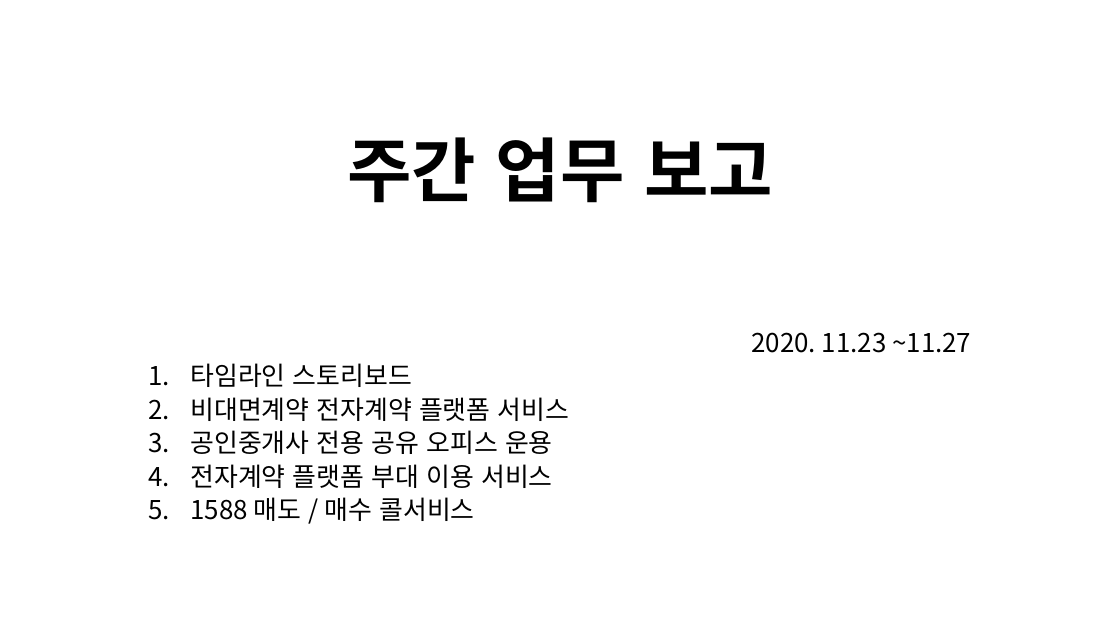
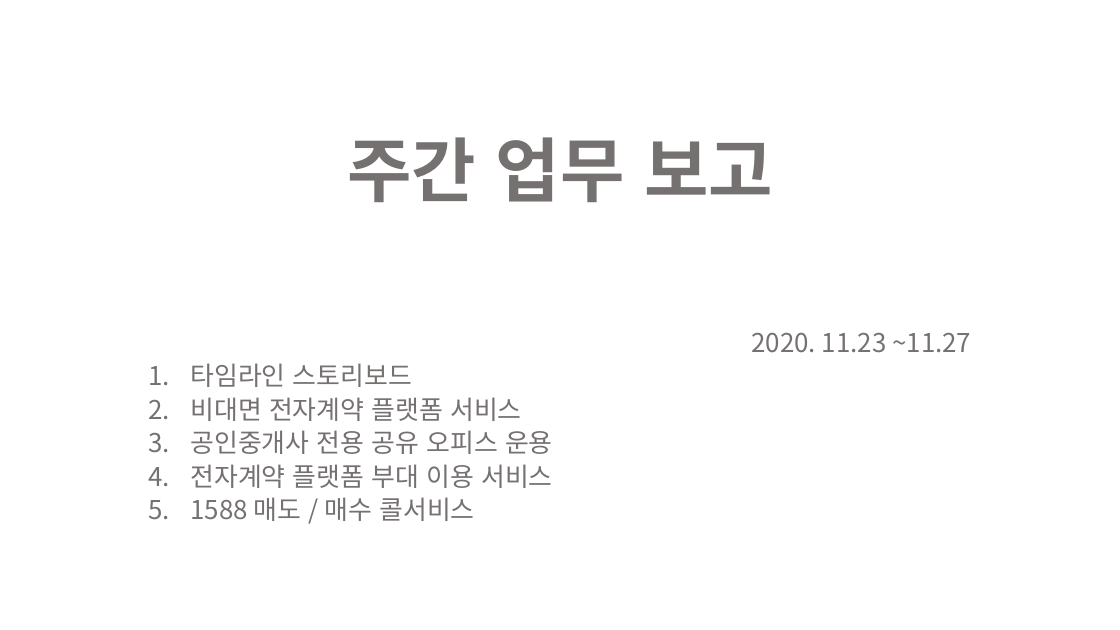
Before and after one commit to cl0cktree/fixability, a slide deck: slide 1 of 이현섭/20201127_오후_ppt/주간업무보고_2020_11_27_ver_1.pptx. Drawn at 1120x630 pixels with LibreOffice and Linux fonts; fonts in the diff are those of the drawing. Boxes give left, top, right and bottom in pixels: in the first picture for what was removed or moved away, otherwise in the second. Text is boxed around its words. In the diff, an @@ line names an element or a change of style, - is before the commit and + after.

```diff
--- a/이현섭/20201127_오후_ppt/주간업무보고_2020_11_27_ver_1.pptx
+++ b/이현섭/20201127_오후_ppt/주간업무보고_2020_11_27_ver_1.pptx
@@ title "주간 업무 보고" at box(347, 137, 773, 202): text colour #000000 to #767171 @@
@@ subtitle at box(190, 363, 553, 521): text colour #000000 to #767171 in "2020. 11.23 ~11.27", "타임라인 스토리보드", "공인중개사 전용 공유 오피스 운용", "전자계약 플랫폼 부대 이용 서비스" and 1 more places @@
@@ subtitle at box(190, 397, 521, 421): text changed; text colour #000000 to #767171 @@
-2. 비대면계약 전자계약 플랫폼 서비스
+2. 비대면 전자계약 플랫폼 서비스
```
Also in this commit, not shown: 1 other slide changed.
